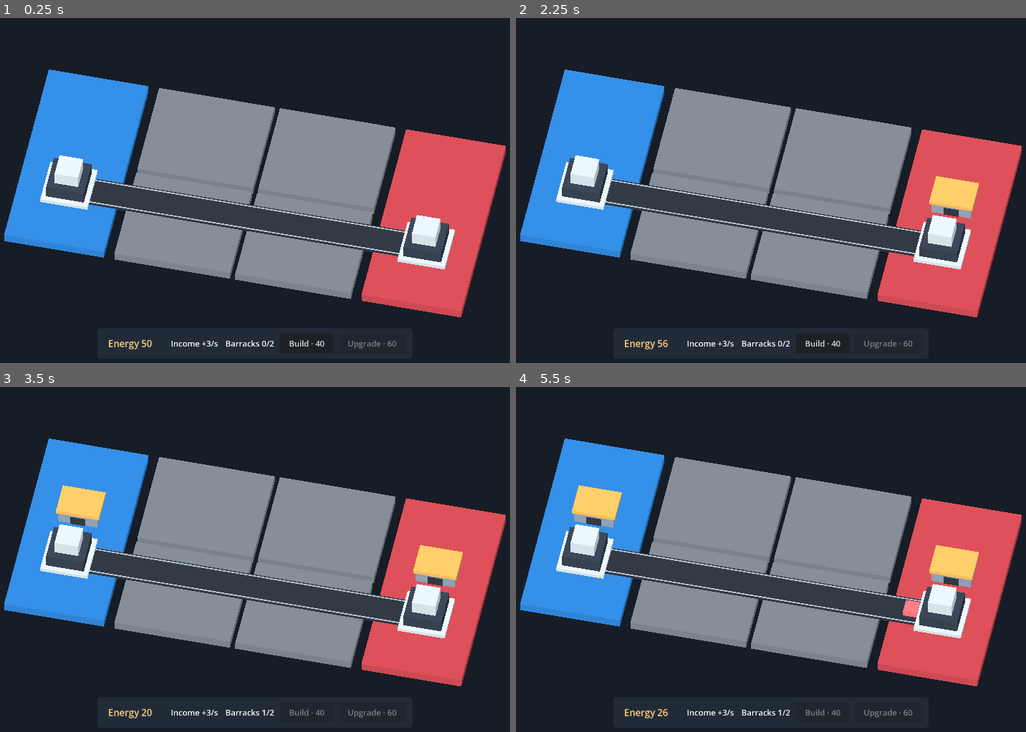
Above: before the commit, frames 1-4 (two rows, left to right).
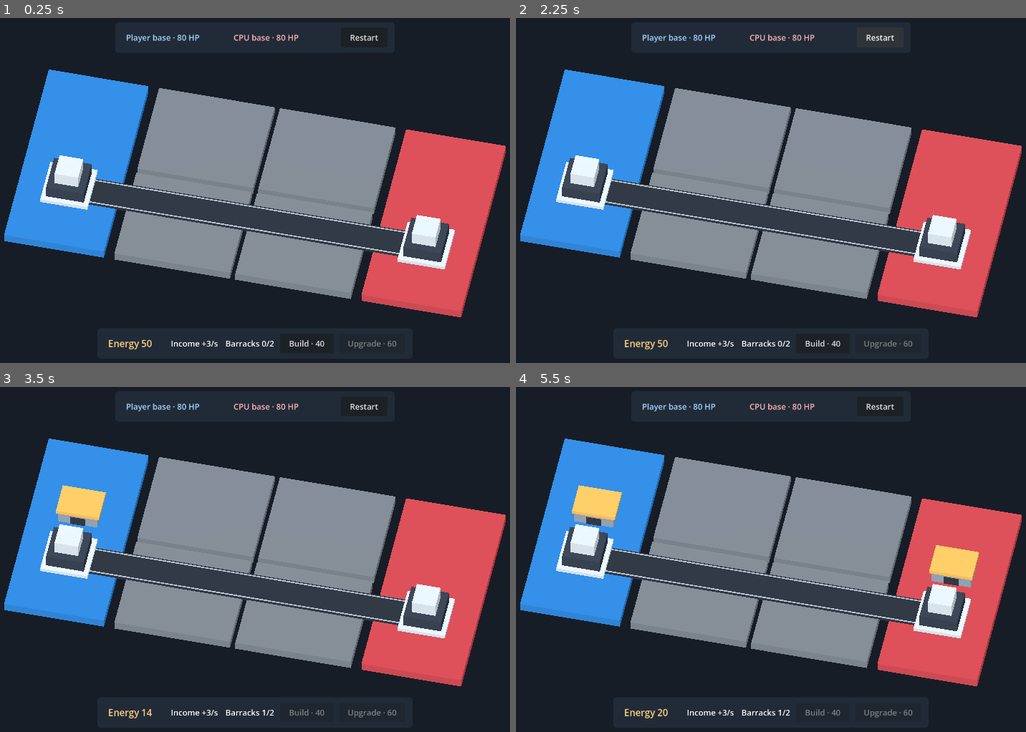
Above: after the commit, the same moments.

Repository: Appietro516/lane-command
Game: Godot game, scene res://main.tscn
Same seed, same stepped clock (60 frames per second), same inputs: the game is played once before the commit and once after it.
Inputs (mouse positions are in pixels of both pictures, inside the frame that each line leads up to):
- Up to frame 1 (0.25 s): no input
- Up to frame 2 (2.25 s): click (878, 38) at 0.5 s, where only the run after the commit has a clickable "Restart"; click (878, 38) at 1.25 s, where only the run after the commit has a clickable "Restart"; click (878, 38) at 2 s, where only the run after the commit has a clickable "Restart"
- Up to frame 3 (3.5 s): click "Build · 40" at 2.75 s
- Up to frame 4 (5.5 s): tap Enter at 3.5 s; move the mouse to (898, 542) at 3.52 s; click (898, 542) at 3.67 s; move the mouse to (658, 576) at 4.27 s; click (658, 576) at 4.42 s; tap Space at 5 s; move the mouse to (827, 480) at 5.02 s; click (827, 480) at 5.17 s

The runs differ from the first frame. In frame 1, 0.3% of the frame differs, in the area x 24-75%, y 4-8%; in frame 2, 1.7%, in the area x 24-91%, y 2-96%; in frame 3, 1.3%; in frame 4, 0.5%.

Commit message:
feat: Show match outcomes and support full restart
Trello-Card: 6b06799fccb44836cfdd3e4e

Diff:
--- a/main.tscn
+++ b/main.tscn
@@ -172,6 +172,48 @@
 
 [node name="HUD" type="CanvasLayer" parent="."]
 
+[node name="MatchPanel" type="PanelContainer" parent="HUD"]
+anchor_left = 0.5
+anchor_right = 0.5
+offset_left = -312.0
+offset_top = 24.0
+offset_right = 312.0
+offset_bottom = 92.0
+theme_override_styles/panel = SubResource("StyleBox_hud")
+
+[node name="StatusAndRestart" type="HBoxContainer" parent="HUD/MatchPanel"]
+layout_mode = 2
+theme_override_constants/separation = 16
+
+[node name="PlayerHP" type="Label" parent="HUD/MatchPanel/StatusAndRestart"]
+unique_name_in_owner = true
+layout_mode = 2
+size_flags_horizontal = 3
+theme_override_colors/font_color = Color(0.65, 0.83, 1, 1)
+theme_override_font_sizes/font_size = 18
+
+[node name="CPUHP" type="Label" parent="HUD/MatchPanel/StatusAndRestart"]
+unique_name_in_owner = true
+layout_mode = 2
+size_flags_horizontal = 3
+theme_override_colors/font_color = Color(1, 0.70, 0.72, 1)
+theme_override_font_sizes/font_size = 18
+
+[node name="Outcome" type="Label" parent="HUD/MatchPanel/StatusAndRestart"]
+unique_name_in_owner = true
+visible = false
+custom_minimum_size = Vector2(104, 0)
+layout_mode = 2
+theme_override_colors/font_color = Color(0.99, 0.81, 0.49, 1)
+theme_override_font_sizes/font_size = 24
+
+[node name="Restart" type="Button" parent="HUD/MatchPanel/StatusAndRestart"]
+unique_name_in_owner = true
+custom_minimum_size = Vector2(104, 0)
+layout_mode = 2
+theme_override_font_sizes/font_size = 18
+text = "Restart"
+
 [node name="EconomyPanel" type="PanelContainer" parent="HUD"]
 anchor_left = 0.5
 anchor_top = 1.0
--- a/match/battle.gd
+++ b/match/battle.gd
@@ -4,6 +4,8 @@
 signal unit_produced(unit: Unit, slot_index: int)
 signal unit_removed(unit_id: int)
 signal base_destroyed(side: MatchRegion.Owner)
+
+enum Outcome { IN_PROGRESS, VICTORY, DEFEAT }
 
 const PLAYER := MatchRegion.Owner.PLAYER
 const CPU := MatchRegion.Owner.CPU
@@ -51,6 +53,8 @@
 var _units: Dictionary[int, Unit] = {}
 var _next_unit_id := 1
 var _pending_time := 0.0
+var _elapsed_time := 0.0
+var _outcome := Outcome.IN_PROGRESS
 
 
 func _init(corridor_length: float) -> void:
@@ -70,7 +74,15 @@
 
 
 func is_finished() -> bool:
-	return base_hp(PLAYER) == 0 or base_hp(CPU) == 0
+	return _outcome != Outcome.IN_PROGRESS
+
+
+func outcome() -> Outcome:
+	return _outcome
+
+
+func elapsed_time() -> float:
+	return _elapsed_time
 
 
 func advance(delta: float, economy: MatchEconomy) -> void:
@@ -82,6 +94,7 @@
 	_pending_time += delta
 	while _pending_time + TIME_EPSILON >= STEP and not is_finished():
 		_pending_time = maxf(0.0, _pending_time - STEP)
+		_elapsed_time += STEP
 		_step_combat()
 		if not is_finished():
 			_advance_production(STEP, economy)
@@ -133,6 +146,11 @@
 			unit.target = NO_TARGET
 
 	if base_hp(PLAYER) == 0:
+		_outcome = Outcome.DEFEAT
+	elif base_hp(CPU) == 0:
+		_outcome = Outcome.VICTORY
+
+	if base_hp(PLAYER) == 0:
 		base_destroyed.emit(PLAYER)
 	if base_hp(CPU) == 0:
 		base_destroyed.emit(CPU)
--- a/match/match.gd
+++ b/match/match.gd
@@ -11,12 +11,19 @@
 	CPU: preload("res://match/cpu_unit_material.tres"),
 }
 
-var economy := MatchEconomy.new()
+const OUTCOME_LABELS := {
+	MatchBattle.Outcome.IN_PROGRESS: "",
+	MatchBattle.Outcome.VICTORY: "Victory",
+	MatchBattle.Outcome.DEFEAT: "Defeat",
+}
+
+var economy: MatchEconomy
 var _battle: MatchBattle
+var _initial_owners: Dictionary[MatchRegion, MatchRegion.Owner] = {}
 var _unit_views: Dictionary[int, MeshInstance3D] = {}
 var _corridor_start: Vector3
 var _corridor_direction: Vector3
-var _time_until_cpu_decision := CPU_DECISION_INTERVAL
+var _time_until_cpu_decision: float
 
 @onready var _slots := {
 	PLAYER: $Regions/PlayerStart/BarracksSlots.get_children(),
@@ -32,9 +39,41 @@
 @onready var _barracks_label: Label = %BarracksCount
 @onready var _build_button: Button = %Build
 @onready var _upgrade_button: Button = %Upgrade
+@onready var _player_hp_label: Label = %PlayerHP
+@onready var _cpu_hp_label: Label = %CPUHP
+@onready var _outcome_label: Label = %Outcome
+@onready var _restart_button: Button = %Restart
 
 
 func _ready() -> void:
+	for region: MatchRegion in $Regions.get_children():
+		_initial_owners[region] = region.region_owner
+	_income_label.text = "Income +%d/s" % MatchEconomy.INCOME_PER_SECOND
+	_build_button.text = "Build · %d" % MatchEconomy.BARRACKS_COST
+	_build_button.pressed.connect(func() -> void: try_build(PLAYER))
+	_upgrade_button.pressed.connect(func() -> void: try_upgrade(PLAYER))
+	_restart_button.pressed.connect(restart_match)
+	restart_match()
+
+
+func restart_match() -> void:
+	if _battle != null:
+		_battle.unit_produced.disconnect(_spawn_unit)
+		_battle.unit_removed.disconnect(_remove_unit)
+		_battle.base_destroyed.disconnect(_hide_base)
+	for unit_id in _unit_views.keys():
+		_remove_unit(unit_id)
+	for side in _slots:
+		for slot: Marker3D in _slots[side]:
+			for building in slot.get_children():
+				slot.remove_child(building)
+				building.queue_free()
+		_bases[side].show()
+	for region in _initial_owners:
+		region.region_owner = _initial_owners[region]
+
+	economy = MatchEconomy.new()
+	_time_until_cpu_decision = CPU_DECISION_INTERVAL
 	_corridor_start = _units.to_local(_bases[PLAYER].global_position)
 	var corridor := _units.to_local(_bases[CPU].global_position) - _corridor_start
 	_corridor_direction = corridor.normalized()
@@ -42,11 +81,8 @@
 	_battle.unit_produced.connect(_spawn_unit)
 	_battle.unit_removed.connect(_remove_unit)
 	_battle.base_destroyed.connect(_hide_base)
-	_income_label.text = "Income +%d/s" % MatchEconomy.INCOME_PER_SECOND
-	_build_button.text = "Build · %d" % MatchEconomy.BARRACKS_COST
-	_build_button.pressed.connect(func() -> void: try_build(PLAYER))
-	_upgrade_button.pressed.connect(func() -> void: try_upgrade(PLAYER))
 	_refresh_hud()
+	set_process(true)
 
 
 func _process(delta: float) -> void:
@@ -124,6 +160,10 @@
 
 
 func _refresh_hud() -> void:
+	_player_hp_label.text = "Player base · %d HP" % _battle.base_hp(PLAYER)
+	_cpu_hp_label.text = "CPU base · %d HP" % _battle.base_hp(CPU)
+	_outcome_label.text = OUTCOME_LABELS[_battle.outcome()]
+	_outcome_label.visible = _battle.is_finished()
 	_energy_label.text = "Energy %d" % floori(economy.energy(PLAYER))
 	_barracks_label.text = "Barracks %d/%d" % [
 		economy.barracks_count(PLAYER), MatchEconomy.BARRACKS_CAPACITY,
--- a/match/region.gd
+++ b/match/region.gd
@@ -10,7 +10,11 @@
 }
 
 @export var region_id: StringName
-@export var region_owner: Owner = Owner.NEUTRAL
+@export var region_owner: Owner = Owner.NEUTRAL:
+	set(value):
+		region_owner = value
+		if is_node_ready():
+			(geometry.material_override as StandardMaterial3D).albedo_color = OWNER_COLORS[value]
 @export var neighbor_ids: Array[StringName] = []
 @export var geometry: MeshInstance3D
 
--- a/tests/match_combat_test.gd
+++ b/tests/match_combat_test.gd
@@ -20,9 +20,9 @@
 	_test_base_destruction(PLAYER, CPU)
 	_test_base_destruction(CPU, PLAYER)
 	_test_match_scene()
-	_test_match_end()
+	await _test_match_end_and_restart()
 	if failures == 0:
-		print("Corridor movement, combat rules and match scene checks passed.")
+		print("Corridor combat, outcomes, HUD and full replay checks passed.")
 	quit(1 if failures else 0)
 
 
@@ -126,15 +126,21 @@
 	battle.advance(0.25, economy)
 	_check(battle.base_hp(defender_side) == 77, "An undefended base in close range takes 3 damage.")
 	battle.advance(60.0, economy)
+	var expected_outcome := MatchBattle.Outcome.VICTORY if attacker_side == PLAYER else (
+		MatchBattle.Outcome.DEFEAT
+	)
 	_check(battle.is_finished() and battle.base_hp(defender_side) == 0
-		and battle.base_hp(attacker_side) == 80 and destroyed == [defender_side],
-		"A destroyed base reaches zero HP and finishes combat once.")
+		and battle.base_hp(attacker_side) == 80 and destroyed == [defender_side]
+		and battle.outcome() == expected_outcome,
+		"A destroyed base reaches zero HP and records the outcome once.")
 
 	var final_units := _unit_state(battle)
+	var final_time := battle.elapsed_time()
 	battle.advance(60.0, economy)
 	_check(not final_units.is_empty() and _unit_state(battle) == final_units
-		and destroyed == [defender_side],
-		"After destruction, further time causes no spawning, movement, attacks or cooldown changes.")
+		and destroyed == [defender_side] and battle.elapsed_time() == final_time
+		and battle.outcome() == expected_outcome,
+		"Further time leaves the completed battle, clock and outcome unchanged.")
 
 
 func _test_match_scene() -> void:
@@ -178,21 +184,132 @@
 	scene.free()
 
 
-func _test_match_end() -> void:
+func _test_match_end_and_restart() -> void:
+	root.size = Vector2i(1280, 800)
 	var scene := MATCH_SCENE.instantiate()
 	root.add_child(scene)
-	scene._process(60.0)
-	var battle: MatchBattle = scene._battle
+	scene.set_process(false)
+	await process_frame
+	await process_frame
+
+	var regions := scene.get_node("Regions")
+	var initial_owners := _region_owners(regions)
 	var player_base := scene.get_node("Regions/PlayerStart/PlayerBase") as Node3D
 	var cpu_base := scene.get_node("Regions/CPUStart/CPUBase") as Node3D
+	var player_hp := scene.get_node("%PlayerHP") as Label
+	var cpu_hp := scene.get_node("%CPUHP") as Label
+	var outcome := scene.get_node("%Outcome") as Label
 	var build := scene.get_node("%Build") as Button
 	var upgrade := scene.get_node("%Upgrade") as Button
-	_check(battle.is_finished() and not player_base.visible and cpu_base.visible,
-		"The CPU destroys the idle player's base and the scene hides it.")
+	var restart := scene.get_node("%Restart") as Button
+	var units := scene.get_node("Units")
+	_check_full_reset(scene, initial_owners)
+
+	# Give the first player barracks a two-second lead, then keep pace with CPU purchases.
+	_click(build)
+	scene._process(10.0)
+	_check(scene.try_build(PLAYER), "The player adds the second barracks at 10 seconds.")
+	scene._process(20.0)
+	_check(scene.try_upgrade(PLAYER) and scene.economy.has_upgrade(CPU),
+		"Both sides have upgraded before the deciding attack.")
+	regions.get_node("Northwest").region_owner = PLAYER
+	regions.get_node("CPUStart").region_owner = PLAYER
+	scene._process(30.0)
+	var battle: MatchBattle = scene._battle
+	_check(battle.outcome() == MatchBattle.Outcome.VICTORY and outcome.visible
+		and outcome.text == "Victory" and player_base.visible and not cpu_base.visible
+		and player_hp.text == "Player base · 80 HP" and cpu_hp.text == "CPU base · 0 HP",
+		"Destroying the CPU base shows Victory and updates both base readouts.")
+	_check(units.get_child_count() > 0 and battle.elapsed_time() > 30.0,
+		"The finished match still has units and elapsed time to clear.")
 	_check(not scene.is_processing() and build.disabled and upgrade.disabled
-		and not scene.try_build(PLAYER) and not scene.try_upgrade(PLAYER),
-		"Ending the match stops automatic processing and disables purchases.")
+		and not scene.try_build(PLAYER) and not scene.try_upgrade(PLAYER)
+		and restart.visible and not restart.disabled,
+		"Ending a match stops simulation and purchases while leaving Restart available.")
+
+	_click(restart)
+	_check(scene.is_processing(), "Restart re-enables automatic processing after Victory.")
+	scene.set_process(false)
+	_check_full_reset(scene, initial_owners)
+
+	scene._process(1.75)
+	_check(scene.economy.barracks_count(CPU) == 0, "CPU waits through its initial decision interval.")
+	scene._process(0.25)
+	_check(scene.economy.barracks_count(CPU) == 1 and scene.economy.energy(CPU) == 16.0,
+		"CPU resumes autonomous purchases using the starting energy and cadence.")
+	_click(build)
+	_check(scene.economy.barracks_count(PLAYER) == 1 and scene.economy.energy(PLAYER) == 16.0,
+		"The player can purchase through the HUD in the replay.")
+	scene._process(3.25)
+	_check(units.get_child_count() == 0, "Replay production does not inherit old timers.")
+	scene._process(0.25)
+	var replay_battle: MatchBattle = scene._battle
+	var replay_units := replay_battle.active_units()
+	_check(units.get_child_count() == 2 and replay_units.size() == 2
+		and replay_units[0].id == 1 and is_equal_approx(replay_battle.elapsed_time(), 5.5),
+		"Both first barracks deploy on schedule with fresh unit IDs and match time.")
+
+	_click(restart)
+	scene.set_process(false)
+	_check_full_reset(scene, initial_owners)
+	scene._process(13.0)
+	_check(player_hp.text == "Player base · 77 HP" and cpu_hp.text == "CPU base · 80 HP"
+		and not outcome.visible, "The HUD reflects nonlethal base damage during play.")
+	scene._process(47.0)
+	_check(scene._battle.outcome() == MatchBattle.Outcome.DEFEAT
+		and outcome.visible and outcome.text == "Defeat"
+		and not player_base.visible and cpu_base.visible
+		and player_hp.text == "Player base · 0 HP" and cpu_hp.text == "CPU base · 80 HP",
+		"The idle replay ends in Defeat when the CPU destroys the player base.")
+	_click(restart)
+	_check(scene.is_processing(), "Restart re-enables automatic processing after Defeat.")
+	_check_full_reset(scene, initial_owners)
 	scene.free()
+
+
+func _check_full_reset(scene: Node, initial_owners: Array) -> void:
+	var battle: MatchBattle = scene._battle
+	var economy: MatchEconomy = scene.economy
+	var regions := scene.get_node("Regions")
+	_check(_region_owners(regions) == initial_owners, "Restart restores authored ownership.")
+	for region: MatchRegion in regions.get_children():
+		var material := region.geometry.material_override as StandardMaterial3D
+		_check(material.albedo_color == MatchRegion.OWNER_COLORS[region.region_owner],
+			"Region color reflects its restored ownership.")
+	for side in [PLAYER, CPU]:
+		var start_region := "PlayerStart" if side == PLAYER else "CPUStart"
+		var base := scene.get_node("Regions/%s/%sBase" % [
+			start_region, "Player" if side == PLAYER else "CPU",
+		]) as Node3D
+		var slots := scene.get_node("Regions/%s/BarracksSlots" % start_region)
+		_check(base.visible and battle.base_hp(side) == MatchBattle.BASE_HP,
+			"Restart restores both bases and their HP.")
+		_check(economy.energy(side) == MatchEconomy.STARTING_ENERGY
+			and economy.barracks_count(side) == 0 and not economy.has_upgrade(side),
+			"Restart restores starting energy and clears barracks and upgrades for each side.")
+		for slot in slots.get_children():
+			_check(slot.get_child_count() == 0, "Restart empties the authored barracks slots.")
+	_check(battle.active_units().is_empty() and scene.get_node("Units").get_child_count() == 0
+		and battle.elapsed_time() == 0.0 and battle.outcome() == MatchBattle.Outcome.IN_PROGRESS,
+		"Restart clears units, match time and the recorded outcome.")
+	_check(scene.get_node("%PlayerHP").text == "Player base · 80 HP"
+		and scene.get_node("%CPUHP").text == "CPU base · 80 HP"
+		and scene.get_node("%Energy").text == "Energy 50"
+		and scene.get_node("%BarracksCount").text == "Barracks 0/2"
+		and not scene.get_node("%Outcome").visible and not scene.get_node("%Build").disabled
+		and scene.get_node("%Upgrade").disabled and scene.get_node("%Upgrade").text == "Upgrade · 60",
+		"The HUD refreshes to its starting readouts and purchase controls.")
+
+
+func _click(button: Button) -> void:
+	var event := InputEventMouseButton.new()
+	event.button_index = MOUSE_BUTTON_LEFT
+	event.position = button.get_global_rect().get_center()
+	event.pressed = true
+	root.push_input(event, true)
+	var release := event.duplicate() as InputEventMouseButton
+	release.pressed = false
+	root.push_input(release, true)
 
 
 func _with_barracks(sides: Array) -> MatchBattle:
Not shown: 2 places in main.tscn that only renumber resources
